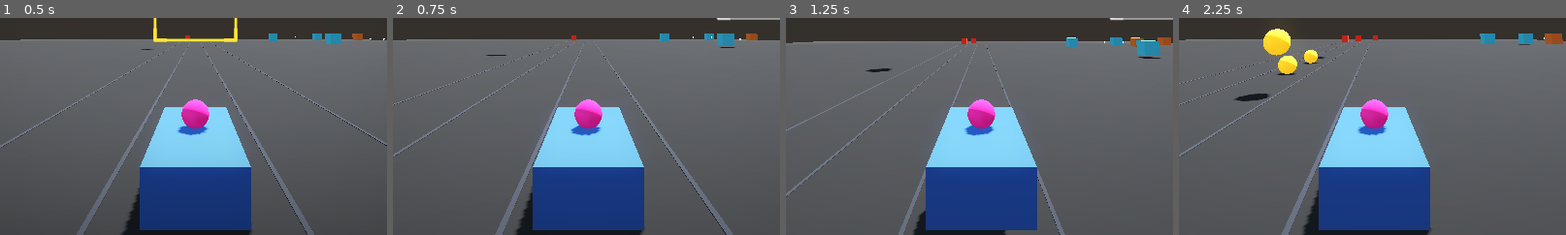
Above: before the commit, frames 1-4 (left to right).
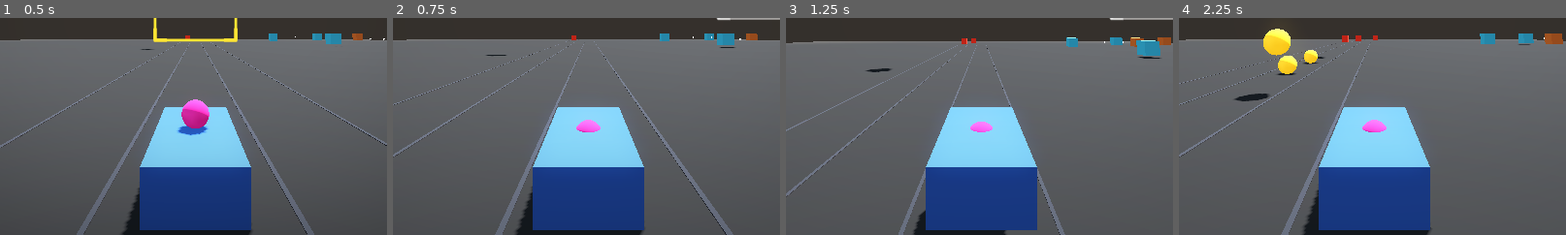
Above: after the commit, the same moments.

Repository: Wasumyon/war-idols
Game: Godot game, scene res://slice.tscn
Two runs of this game, one before a commit and one after it. Both use one fixed random seed, a clock stepped at 60 frames per second and the inputs below. This scene is started directly instead of the project's main scene.
Inputs (mouse positions are % of the whole screen's width and height, from its top left):
- Up to frame 1 (0.5 s): no input
- Up to frame 2 (0.75 s): tap Enter at 0.5 s; move the mouse to (72, 45) at 0.52 s; hold D (turnRight) from 0.53 s (still down); hold Q from 0.53 s (still down); click (72, 45) at 0.67 s
- Up to frame 3 (1.25 s): keep holding D (turnRight); keep holding Q; tap Space (jump) at 0.77 s
- Up to frame 4 (2.25 s): move the mouse to (30, 55) at 1.27 s; release D (turnRight) at 1.28 s; release Q at 1.28 s; hold S (brake) 1.28-2.03 s; tap Ctrl (drift) at 1.35 s; click (30, 55) at 1.42 s; tap Space (jump) at 1.52 s; tap Q at 1.55 s; move the mouse to (60, 28) at 2.02 s; hold D (turnRight) from 2.03 s (still down); hold Q from 2.03 s (still down); click (60, 28) at 2.17 s
The pictures show only the part of the screen within x 25-75%, y 50-100%; the shares and areas given below are measured in that part.

Frame 1 is identical in both runs. In frame 2, 1.0% of the frame differs, in the area x 45-55%, y 37-55%; in frame 3, 1.0%; in frame 4, 1.0%.

Commit message:
Duck: also bind Q

Diff:
--- a/car/slice/runner.gd
+++ b/car/slice/runner.gd
@@ -155,8 +155,9 @@
 		_grounded = true
 	position.y = _height
 
-	# --- duck: Ctrl, or either side mouse button (top/rear thumb) ---
+	# --- duck: Ctrl, Q, or either side mouse button (top/rear thumb) ---
 	ducking = Input.is_physical_key_pressed(KEY_CTRL) \
+		or Input.is_physical_key_pressed(KEY_Q) \
 		or Input.is_mouse_button_pressed(MOUSE_BUTTON_XBUTTON1) \
 		or Input.is_mouse_button_pressed(MOUSE_BUTTON_XBUTTON2)
 	var target_y: float = duck_height if ducking else stand_height
Not shown: 1 places in car/slice.tscn that only renumber resources
